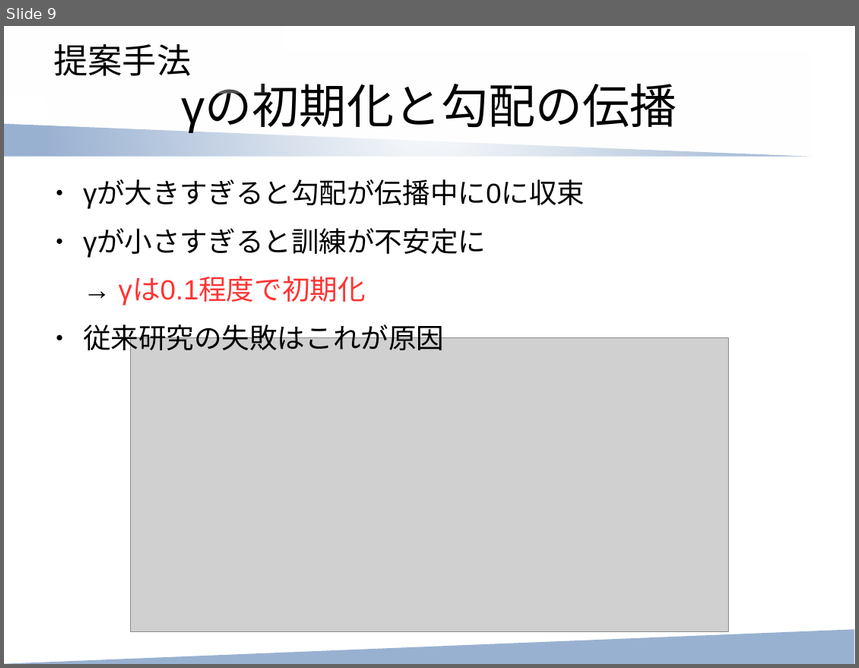
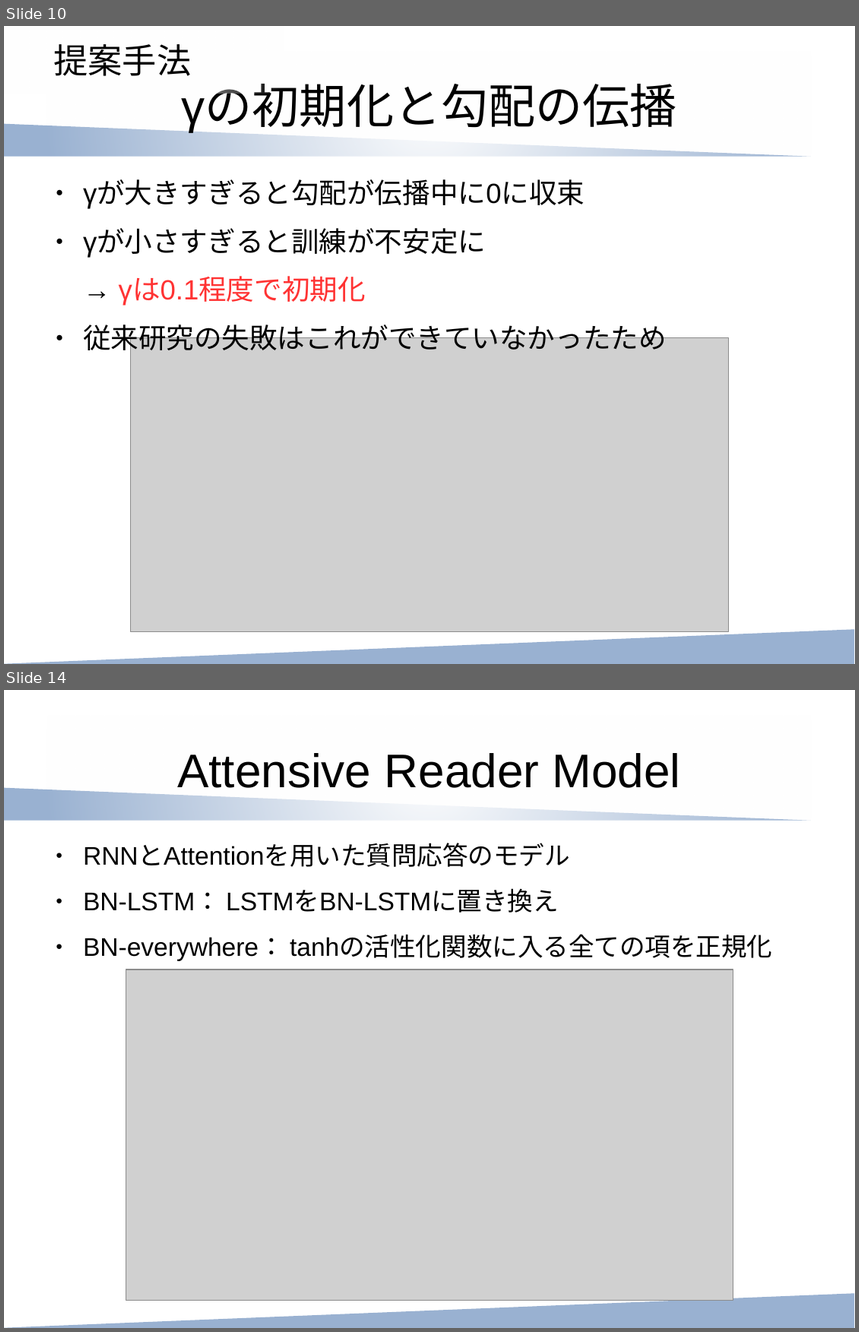
Before and after one commit to ytoyama/paper_reading, a slide deck: recurrent_batch_normalization/main.odp. Shown one above the other, each under a label of ours: slide 9 before the commit, slides 10 and 14 after it; the slides between them are not shown. The pictures are 859x668 and 859x1332 pixels, drawn with LibreOffice and Linux fonts; fonts in the diff are those of the drawing; grey boxes stand for pictures. Boxes give left, top, right and bottom in pixels: in the first picture for what was removed or moved away, otherwise in the second. Text is boxed around its words. In the diff, an @@ line names an element or a change of style, - is before the commit and + after.

```diff
--- a/recurrent_batch_normalization/main.odp
+++ b/recurrent_batch_normalization/main.odp
@@ slide 14 added at [4,690,855,1328], background #FFFFFF; not listed: 2 template elements that a slide beside it also shows @@
@@ title added at [47,716,813,822], fill gradient #FFFFFF, 44 pt, text #000000 @@
+Attensive Reader Model
@@ text added at [83,844,772,961], 23.8 pt, text #000000 @@
+● RNNとAttentionを用いた質問応答のモデル
+● BN-LSTM： LSTMをBN-LSTMに置き換え
+● BN-everywhere： tanhの活性化関数に入る全ての項を正規化
@@ picture added at [126,970,734,1301] @@
@@ what was slide 9 is now slide 10 @@
@@ slide 10 changed as well @@
@@ text at [83,320,667,356]: text changed @@
-● 従来研究の失敗はこれが原因
+● 従来研究の失敗はこれができていなかったため
```
Also in this commit, not shown: 6 other slides changed, 3 other slides added, 1 slide removed, 1 other file.
